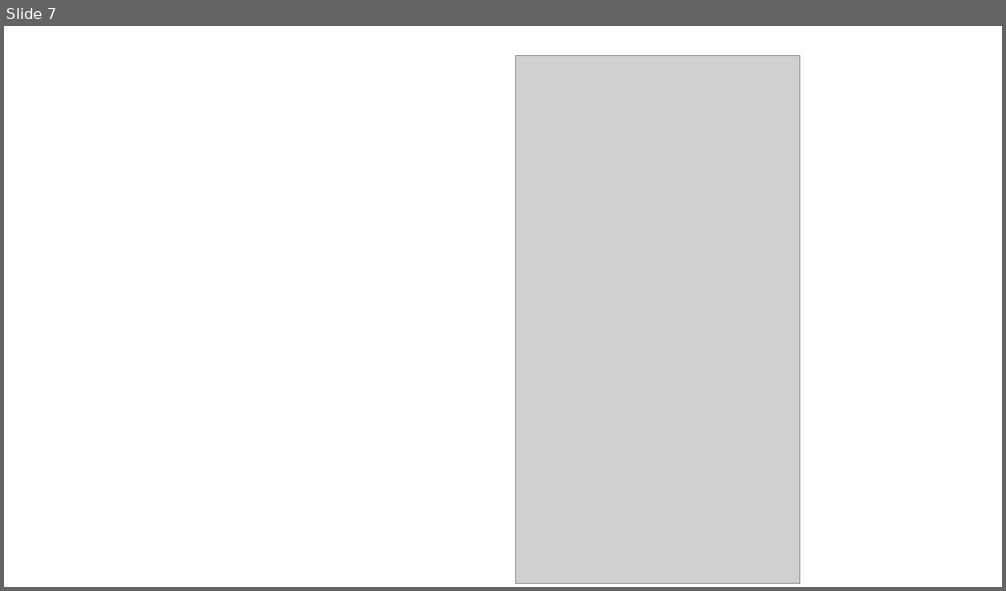
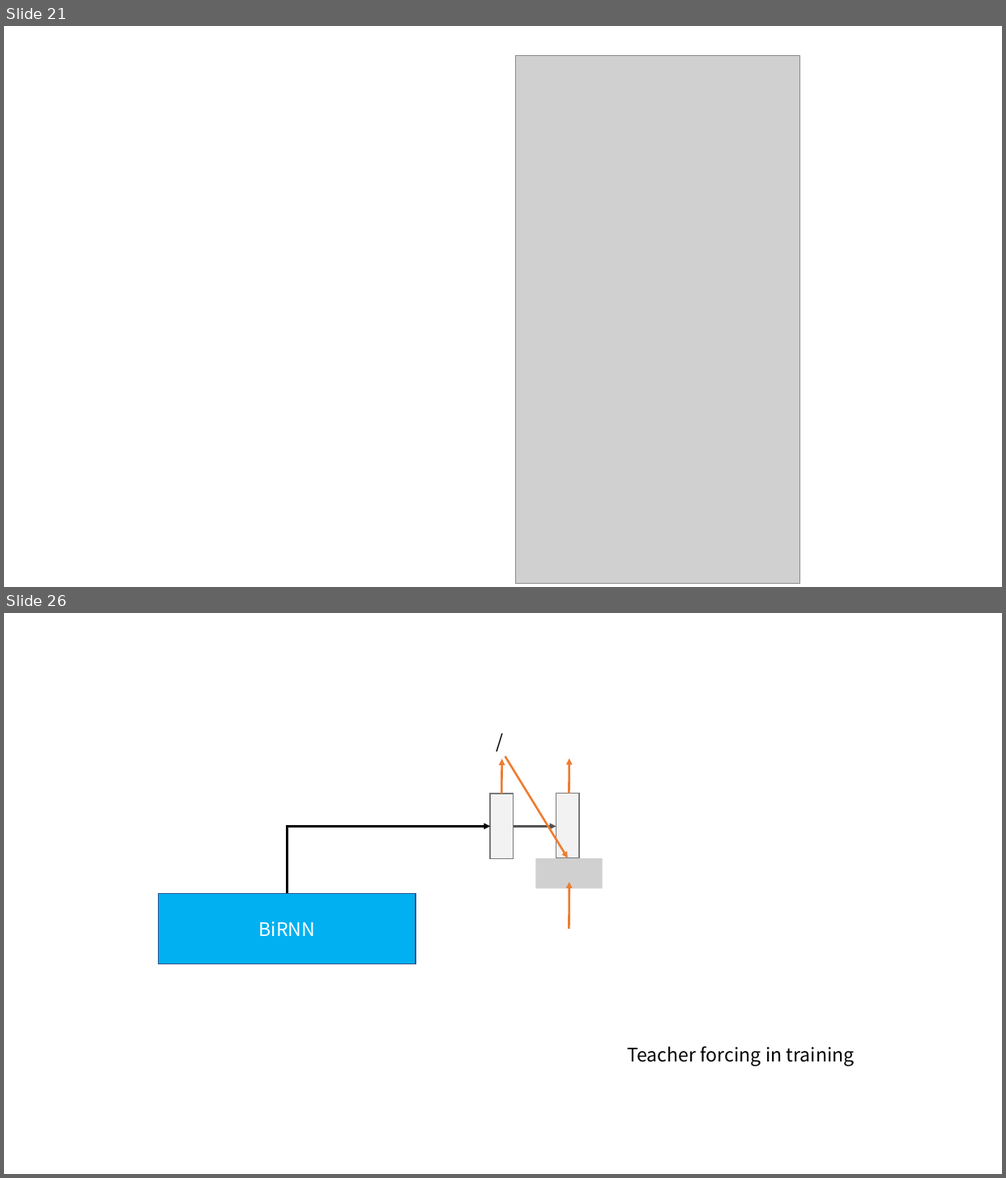
Before and after one commit to xhsun1997/MWP, a slide deck: ppt/mwp.pptx. Shown one above the other, each under a label of ours: slide 7 before the commit, slides 21 and 26 after it; the slides between them are not shown. The pictures are 1006x591 and 1006x1178 pixels, drawn with LibreOffice and Linux fonts; fonts in the diff are those of the drawing; grey boxes stand for pictures. Boxes give left, top, right and bottom in pixels: in the first picture for what was removed or moved away, otherwise in the second. Text is boxed around its words. In the diff, an @@ line names an element or a change of style, - is before the commit and + after.

```diff
--- a/ppt/mwp.pptx
+++ b/ppt/mwp.pptx
@@ slide 26 added at bbox=[4, 613, 1002, 1174], background #FFFFFF @@
@@ text added at bbox=[472, 726, 539, 756], 18 pt, text #000000 @@
+/
@@ arrow added from (505, 756) to (568, 858), #ED7D31 2 pt @@
@@ arrow added from (569, 794) to (569, 758), #ED7D31 2 pt @@
@@ arrow added from (502, 794) to (502, 759), #ED7D31 2 pt @@
@@ rectangle added at bbox=[490, 794, 513, 859], fill #F2F2F2, outline #7A7A7A 1 pt @@
@@ rectangle added at bbox=[556, 794, 580, 858], fill #F2F2F2, outline #7A7A7A 1 pt @@
@@ elbow arrow added from (287, 894) to (490, 826), #000000 2 pt @@
@@ arrow added from (513, 826) to (556, 826), #525252 2 pt @@
@@ picture added at bbox=[535, 858, 602, 888] @@
@@ rectangle added at bbox=[158, 894, 415, 964], fill #00B0F0, outline #325491 1 pt, 18 pt, text #FFFFFF @@
+BiRNN
@@ arrow added from (569, 929) to (569, 883), #ED7D31 2 pt @@
@@ text added at bbox=[627, 1046, 854, 1067], 18 pt, text #000000 @@
+Teacher forcing in training
@@ what was slide 7 is now slide 21 @@
```
Also in this commit, not shown: 1 slide changed, 23 other slides added, 1 slide removed, 5 other files.
